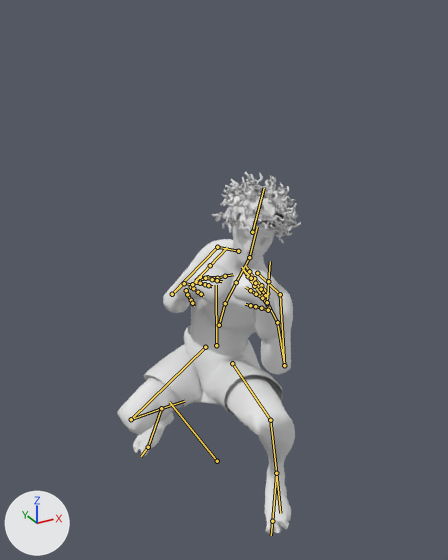
A saved change to the FBX model Assets/Models/Boxer/Boxer.fbx.
Before and after are seen from a 50 mm camera at (-1.18, -2.19, 3.2) aimed at (-0.04, -0.11, 2.16). Lighting does not change. The marker at lower left points along +X, +Y and +Z. The picture after the commit comes second. Both versions are drawn at frame 1 of the action 'Armature.001|EmptyAction'; the numbers are the values there. The bones that change, and the others that lie on the model, are drawn over the model as lines.

Objects in the first picture: 'FinalBaseMesh.001'.
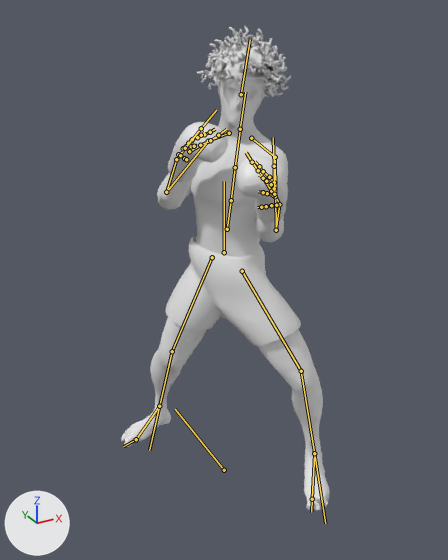
What the commit changed:
Bone 'mixamorig:Hips.001' (bone_mixamorig_hips_001) moves from (0.0, 1.56, 0.0) to (0.0, 0.79, 0.0).
Bone 'mixamorig:Hips' (bone_mixamorig_hips) moves from (0.0, -4.86, 0.02) to (0.0, 0.0, 0.0).
Bone 'mixamorig:Spine' (bone_mixamorig_spine) turns from (2, 2, -13) to (0, 0, 0) degrees about its own x, y and z.
Bone 'mixamorig:Spine1' (bone_mixamorig_spine1) turns from (3, 3, -14) to (0, 0, 0) degrees about its own x, y and z.
Bone 'mixamorig:Neck' (bone_mixamorig_neck) turns from (-13, 25, 12) to (-8, 25, -8) degrees about its own x, y and z.
Bone 'mixamorig:LeftShoulder' (bone_mixamorig_leftshoulder) turns from (-27, -3, 8) to (0, 0, 0) degrees about its own x, y and z.
Bone 'mixamorig:LeftArm' (bone_mixamorig_leftarm) turns from (15, -45, 6) to (41, -43, -25) degrees about its own x, y and z.
Bone 'mixamorig:LeftForeArm' (bone_mixamorig_leftforearm) turns from (-3, 6, 127) to (-4, 6, 116) degrees about its own x, y and z.
Bone 'mixamorig:RightShoulder' (bone_mixamorig_rightshoulder) turns from (16, 3, 2) to (0, 0, 0) degrees about its own x, y and z.
Bone 'mixamorig:RightArm' (bone_mixamorig_rightarm) turns from (12, -17, -58) to (16, -18, -65) degrees about its own x, y and z.
Bone 'mixamorig:RightForeArm' (bone_mixamorig_rightforearm) turns from (-4, -5, -97) to (-4, -4, -91) degrees about its own x, y and z.
Bone 'mixamorig:LeftUpLeg' (bone_mixamorig_leftupleg) turns from (26, -25, 77) to (-15, -38, 35) degrees about its own x, y and z.
Bone 'mixamorig:LeftLeg' (bone_mixamorig_leftleg) turns from (-51, -41, -77) to (-14, -2, -18) degrees about its own x, y and z.
Bone 'mixamorig:RightUpLeg' (bone_mixamorig_rightupleg) turns from (94, -19, -76) to (57, -65, -61) degrees about its own x, y and z.
Bone 'mixamorig:RightLeg' (bone_mixamorig_rightleg) turns from (-59, 45, 73) to (-14, 2, 16) degrees about its own x, y and z.
Bone 'mixamorig:LeftLegIK' (bone_mixamorig_leftlegik) moves from (0.9, -4.71, -1.83) to (-1.34, -3.72, -1.56).
Bone 'mixamorig:RightLegIK' (bone_mixamorig_rightlegik) moves from (0.02, 2.18, -0.42) to (0.01, 3.18, -0.24).
Bone 'mixamorig:RightLegIK' (bone_mixamorig_rightlegik) turns from (-6, -7, 52) to (-10, -8, 76) degrees about its own x, y and z.

Location of each change, [x1, y1, x2, y2] in pixels of the pictures (448 x 560 px):
'FinalBaseMesh.001', posed (14% wider, 34% taller)
    before: [117, 172, 301, 534]
    after: [120, 26, 330, 511]
bone 'mixamorig:Hips.001', root to tip
    before: (217, 461) to (169, 402)
    after: (224, 470) to (175, 409)
bone 'mixamorig:Hips', root to tip
    before: (216, 345) to (216, 285)
    after: (224, 252) to (224, 181)
bone 'mixamorig:Spine', root to tip
    before: (219, 325) to (225, 303)
    after: (227, 229) to (231, 200)
bone 'mixamorig:Spine1', root to tip
    before: (225, 303) to (236, 282)
    after: (231, 200) to (235, 167)
bone 'mixamorig:Neck', root to tip
    before: (249, 257) to (257, 227)
    after: (240, 129) to (245, 92)
bone 'mixamorig:LeftShoulder', root to tip
    before: (257, 273) to (280, 294)
    after: (251, 138) to (275, 157)
bone 'mixamorig:LeftArm', root to tip
    before: (280, 294) to (284, 365)
    after: (275, 157) to (276, 230)
bone 'mixamorig:LeftForeArm', root to tip
    before: (284, 365) to (277, 322)
    after: (276, 230) to (279, 204)
bone 'mixamorig:RightShoulder', root to tip
    before: (238, 251) to (217, 247)
    after: (229, 133) to (208, 141)
bone 'mixamorig:RightArm', root to tip
    before: (217, 247) to (172, 294)
    after: (208, 141) to (166, 192)
bone 'mixamorig:RightForeArm', root to tip
    before: (172, 294) to (184, 283)
    after: (166, 192) to (176, 159)
bone 'mixamorig:LeftUpLeg', root to tip
    before: (232, 363) to (270, 420)
    after: (242, 271) to (301, 371)
bone 'mixamorig:LeftLeg', root to tip
    before: (270, 420) to (276, 473)
    after: (301, 371) to (314, 453)
bone 'mixamorig:RightUpLeg', root to tip
    before: (205, 347) to (131, 419)
    after: (212, 257) to (172, 351)
bone 'mixamorig:RightLeg', root to tip
    before: (131, 419) to (161, 408)
    after: (172, 351) to (159, 406)
bone 'mixamorig:LeftLegIK', root to tip
    before: (276, 473) to (276, 472)
    after: (314, 453) to (314, 453)
bone 'mixamorig:RightLegIK', root to tip
    before: (161, 408) to (162, 408)
    after: (159, 406) to (160, 406)
